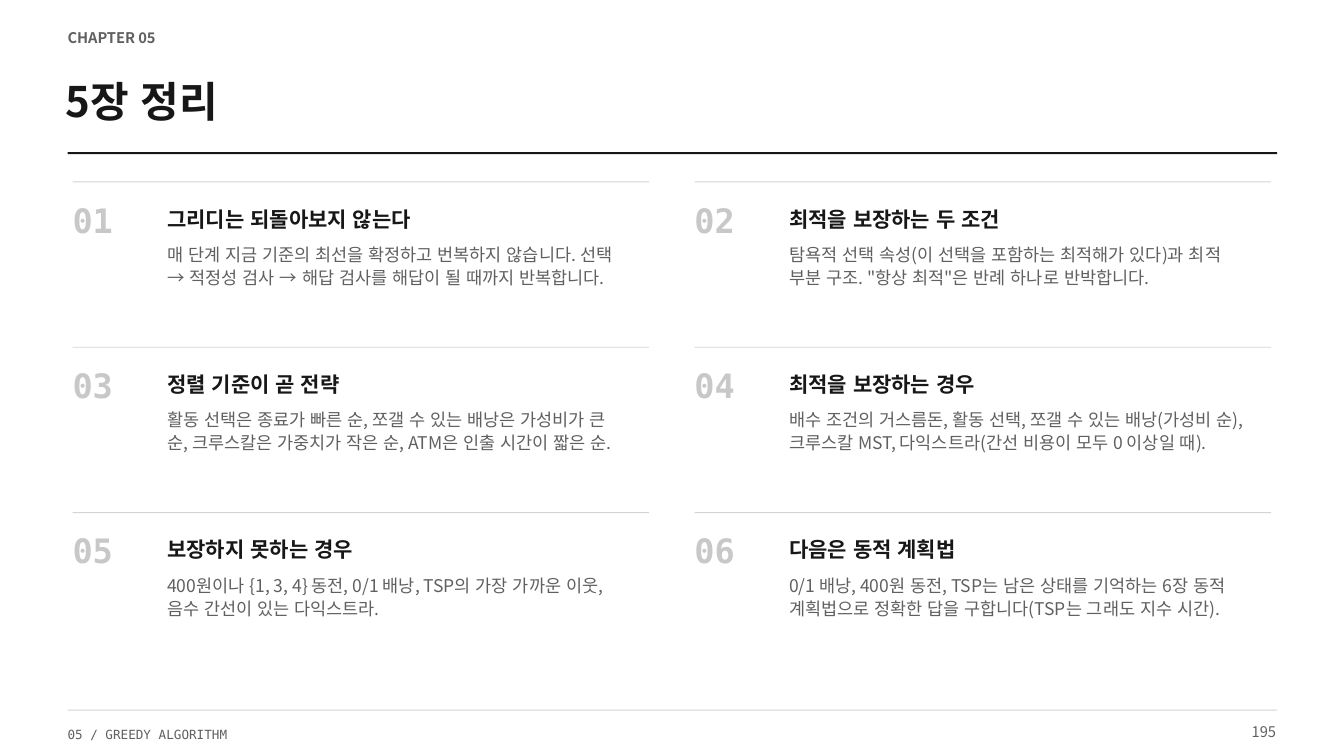
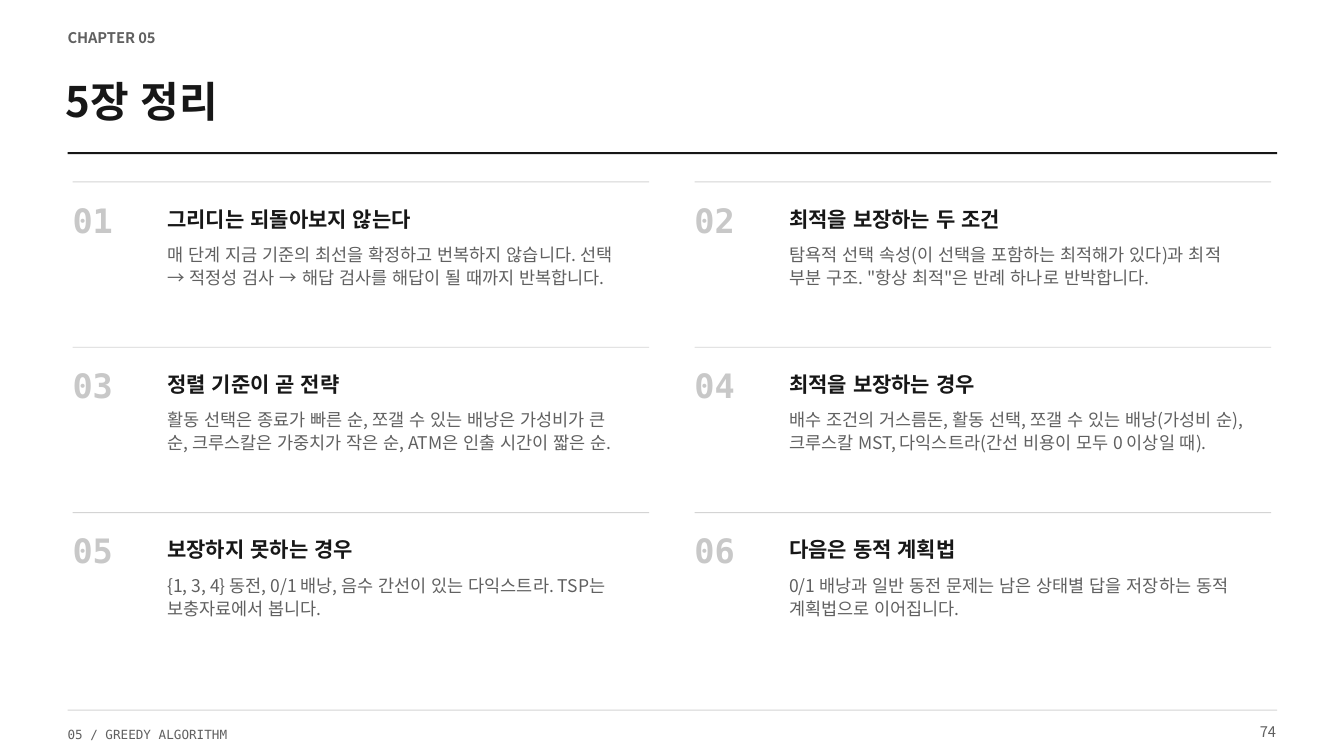
Before and after one commit to Sangdon-Park/Sangdon-Park.github.io, a slide deck: slide 74 of data/알고리즘/5장_그리디_알고리즘.pptx (slide 195 before the commit). Drawn at 1344x756 pixels with LibreOffice and Linux fonts; fonts in the diff are those of the drawing. Boxes give left, top, right and bottom in pixels: in the first picture for what was removed or moved away, otherwise in the second. Text is boxed around its words. In the diff, an @@ line names an element or a change of style, - is before the commit and + after.

```diff
--- a/data/알고리즘/5장_그리디_알고리즘.pptx
+++ b/data/알고리즘/5장_그리디_알고리즘.pptx
@@ text at (x1=167, y1=577, x2=605, y2=617): text changed @@
-400원이나 {1, 3, 4} 동전, 0/1 배낭, TSP의 가장 가까운 이웃, 음수 간선이 있는 다익스트라.
+{1, 3, 4} 동전, 0/1 배낭, 음수 간선이 있는 다익스트라. TSP는 보충자료에서 봅니다.
@@ text at (x1=789, y1=577, x2=1228, y2=617): text changed @@
-0/1 배낭, 400원 동전, TSP는 남은 상태를 기억하는 6장 동적 계획법으로 정확한 답을 구합니다(TSP는 그래도 지수 시간).
+0/1 배낭과 일반 동전 문제는 남은 상태별 답을 저장하는 동적 계획법으로 이어집니다.
@@ text at (x1=1260, y1=726, x2=1276, y2=737): text changed @@
-195
+74
```
Also in this commit, not shown: 67 other slides changed, 6 slides added, 128 slides removed, 5 other files.
